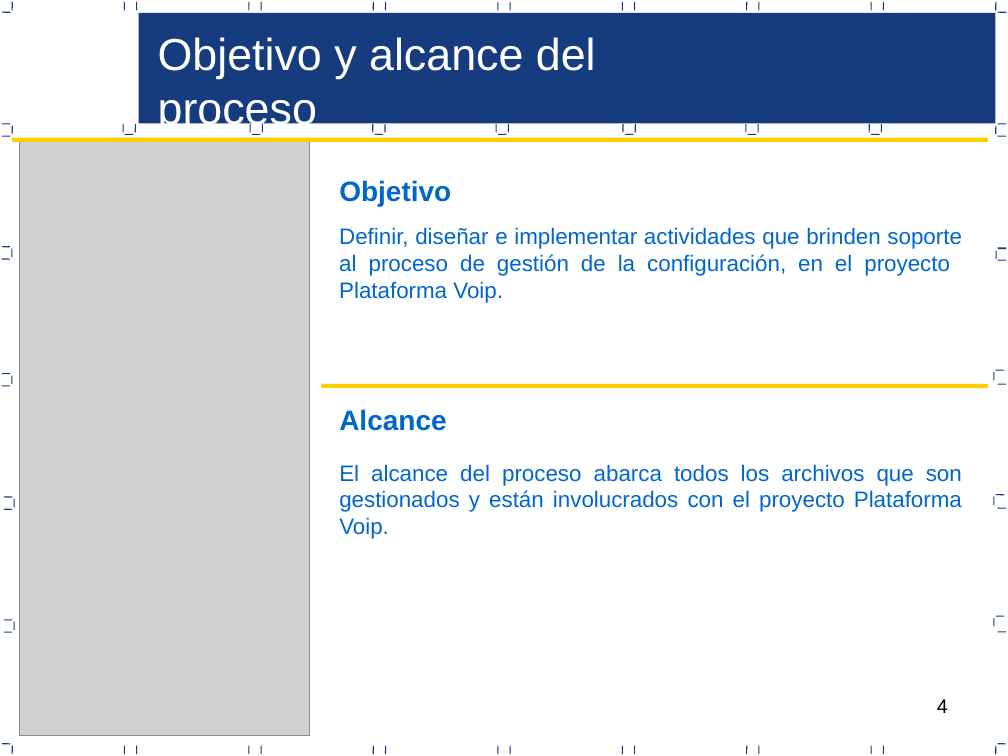
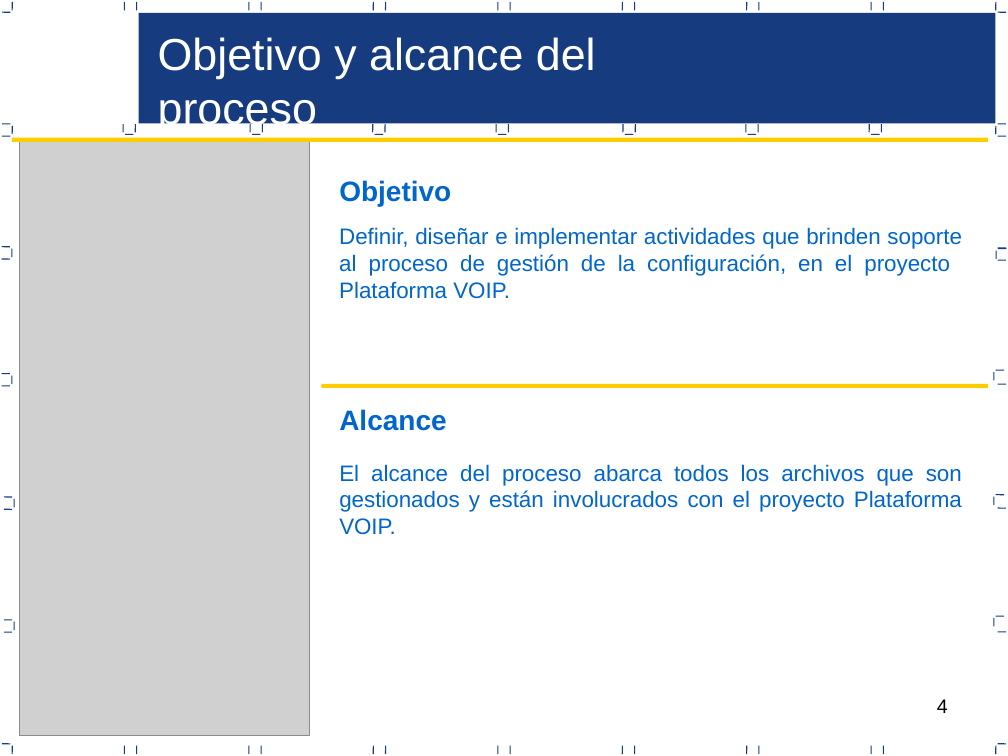
Before and after one commit to Aspersoft/Documentacion, a slide deck: slide 4 of CM/Resolucion/PGC_V 1.0_2017.pptx. Drawn at 1008x756 pixels with LibreOffice and Linux fonts; fonts in the diff are those of the drawing; grey boxes stand for pictures. Boxes give left, top, right and bottom in pixels: in the first picture for what was removed or moved away, otherwise in the second. Text is boxed around its words. In the diff, an @@ line names an element or a change of style, - is before the commit and + after.

Commit message:
Proceso de Gestión de Configuración 1.0

```diff
--- a/CM/Resolucion/PGC_V 1.0_2017.pptx
+++ b/CM/Resolucion/PGC_V 1.0_2017.pptx
@@ text at (339,227,961,299): text changed @@
-Definir, diseñar e implementar actividades que brinden soporte al proceso de gestión de la configuración, en el proyecto Plataforma Voip.
+Definir, diseñar e implementar actividades que brinden soporte al proceso de gestión de la configuración, en el proyecto Plataforma VOIP.
@@ text at (339,464,962,535): text changed @@
-El alcance del proceso abarca todos los archivos que son gestionados y están involucrados con el proyecto Plataforma Voip.
+El alcance del proceso abarca todos los archivos que son gestionados y están involucrados con el proyecto Plataforma VOIP.
```
Also in this commit, not shown: 9 other slides changed.
